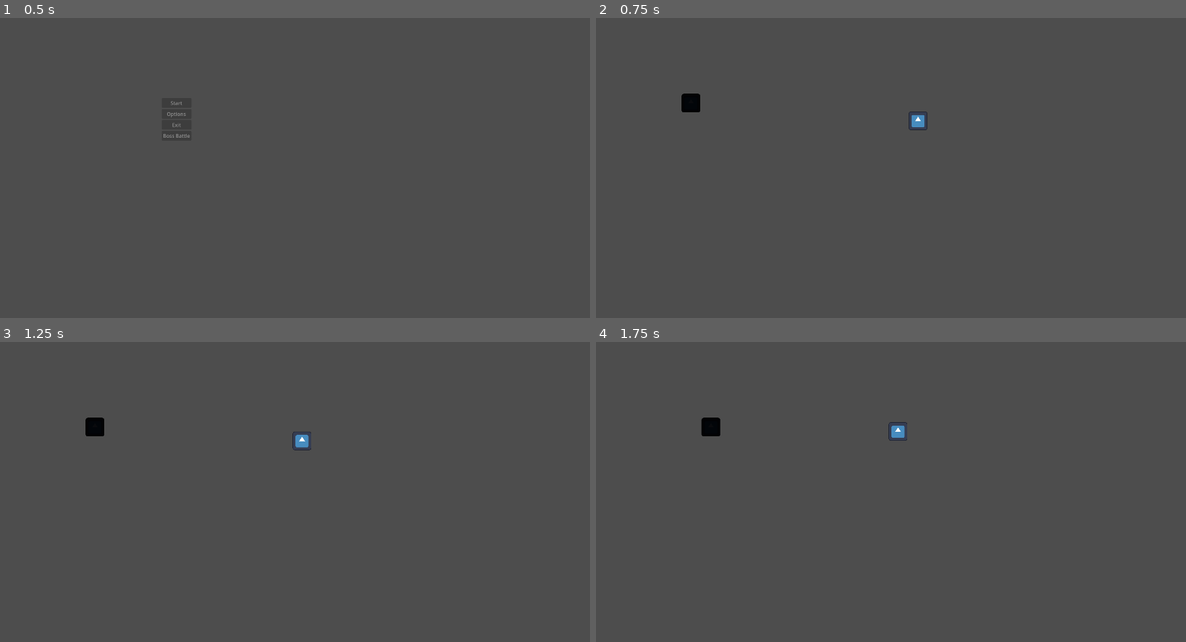
Above: before the commit, frames 1-4 (two rows, left to right).
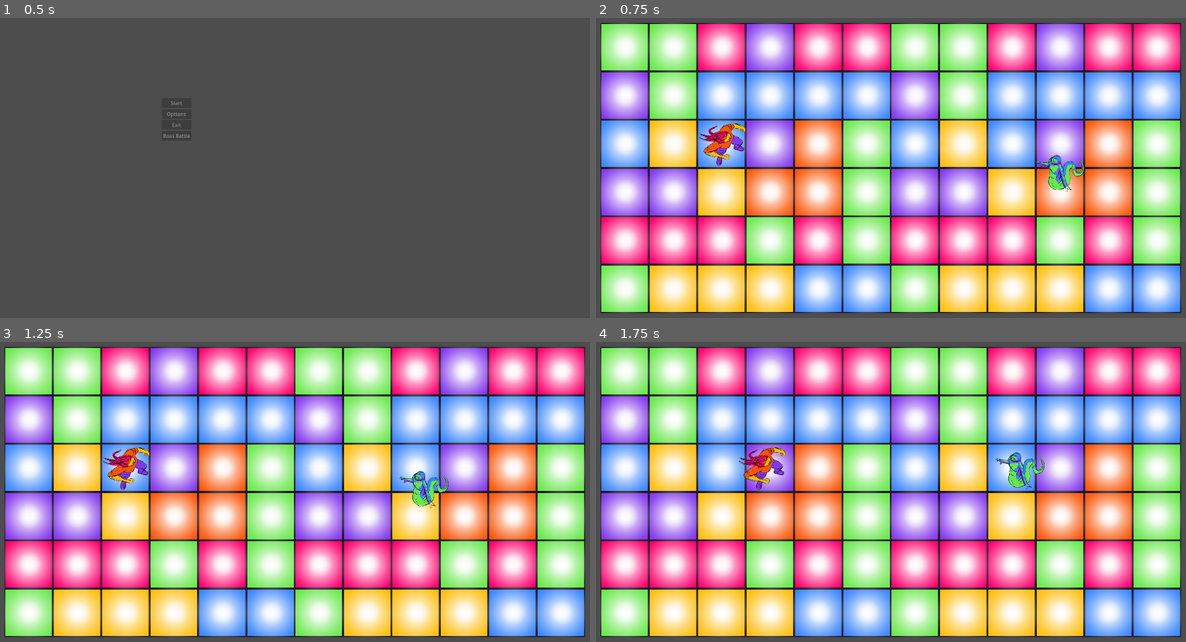
Above: after the commit, the same moments.

Repository: SethBradley/Magic-Girl-Jam
Game: Godot game, scene res://src/screen_start/start_screen.tscn
The game is run twice, just before and just after one commit, with the same random seed, the same clock (stepped at 60 frames per second) and the same inputs. The engine's default icon, where the game draws it, is replaced by a stand-in: a white triangle on a blue panel in a dark square.
Inputs (mouse positions are in pixels of both pictures, inside the frame that each line leads up to):
- Up to frame 1 (0.5 s): no input
- Up to frame 2 (0.75 s): click "Boss Battle" at 0.5 s
- Up to frame 3 (1.25 s): no input
- Up to frame 4 (1.75 s): tap Enter (dialog_action) at 1.25 s; move the mouse to (1026, 480) at 1.27 s; hold Right (ui_right) from 1.28 s (still down); hold Enter (dialog_action) from 1.28 s (still down); click (1026, 480) at 1.42 s; tap Space (ui_select) at 1.52 s

Frame 1 is identical in both runs. In frame 2, 92% of the frame differs, in the area x 0-100%, y 1-99%; in frame 3, 92%; in frame 4, 92%.

Commit message:
fancy boss fight

Diff:
--- a/src/scene_boss_battle/boss.gd
+++ b/src/scene_boss_battle/boss.gd
@@ -1,6 +1,6 @@
 extends CharacterBody2D
 
-const tile_size = 64
+const tile_size = 128
 const move_speed = 0.25
 var boss_phase = 0
 var is_moving = false
--- a/src/scene_boss_battle/boss_battle.tscn
+++ b/src/scene_boss_battle/boss_battle.tscn
@@ -1,9 +1,11 @@
-[gd_scene load_steps=6 format=3 uid="uid://bkrfrsqvqt8w4"]
+[gd_scene load_steps=8 format=3 uid="uid://bkrfrsqvqt8w4"]
 
-[ext_resource type="Texture2D" uid="uid://c3oya8fs6eqjy" path="res://icon.svg" id="1_iulh3"]
 [ext_resource type="Script" uid="uid://cr6535d4t6lyj" path="res://src/scene_boss_battle/boss_battle_controller.gd" id="1_r6fdl"]
 [ext_resource type="Script" uid="uid://bhdf6xlpqn1xu" path="res://src/scene_boss_battle/player.gd" id="1_s1dmo"]
+[ext_resource type="Texture2D" uid="uid://rw8m25sqq8ry" path="res://assets/images/battle_floor.png" id="2_64afd"]
 [ext_resource type="Script" uid="uid://cfrnuw2vi1csg" path="res://src/scene_boss_battle/boss.gd" id="3_r6fdl"]
+[ext_resource type="Texture2D" uid="uid://b8ekna0gqe2hq" path="res://assets/images/battle_MC.png" id="4_a3xpc"]
+[ext_resource type="Texture2D" uid="uid://det4y46vk8gq7" path="res://assets/images/battle_enemy.png" id="6_rkx3c"]
 
 [sub_resource type="RectangleShape2D" id="RectangleShape2D_iulh3"]
 size = Vector2(62, 61)
@@ -11,33 +13,41 @@
 [node name="Node2D" type="Node2D"]
 script = ExtResource("1_r6fdl")
 
+[node name="BattleFloor" type="Sprite2D" parent="."]
+position = Vector2(491, 522)
+texture = ExtResource("2_64afd")
+
+[node name="BattleFloor" type="Sprite2D" parent="BattleFloor"]
+position = Vector2(929, 0)
+texture = ExtResource("2_64afd")
+
 [node name="Player" type="CharacterBody2D" parent="."]
+position = Vector2(101, 133)
 script = ExtResource("1_s1dmo")
 
 [node name="Sprite2D2" type="Sprite2D" parent="Player"]
-modulate = Color(0.0355, 0.0403333, 0.05, 1)
 position = Vector2(316, 314)
-scale = Vector2(0.46875, 0.46875)
-texture = ExtResource("1_iulh3")
+texture = ExtResource("4_a3xpc")
 
 [node name="CollisionShape2D2" type="CollisionShape2D" parent="Player"]
 position = Vector2(317, 314)
 shape = SubResource("RectangleShape2D_iulh3")
+debug_color = Color(1, 1, 1, 0.42)
 
 [node name="Movement" type="Node" parent="Player"]
 
 [node name="Boss" type="CharacterBody2D" parent="."]
-position = Vector2(475, 229)
+position = Vector2(929, 352)
 script = ExtResource("3_r6fdl")
 
 [node name="Sprite2D" type="Sprite2D" parent="Boss"]
 position = Vector2(568, 99)
-scale = Vector2(0.46875, 0.46875)
-texture = ExtResource("1_iulh3")
+texture = ExtResource("6_rkx3c")
 
 [node name="CollisionShape2D" type="CollisionShape2D" parent="Boss"]
 position = Vector2(569, 99)
 shape = SubResource("RectangleShape2D_iulh3")
+debug_color = Color(1, 1, 1, 0.42)
 
 [connection signal="boss_turn_start" from="." to="Boss" method="_on_node_2d_boss_turn_start"]
 [connection signal="player_turn_start" from="." to="Player" method="_on_node_2d_player_turn_start"]
--- a/src/scene_boss_battle/player.gd
+++ b/src/scene_boss_battle/player.gd
@@ -1,6 +1,6 @@
 extends CharacterBody2D
 
-const tile_size = 64
+const tile_size = 128
 var my_turn = false
 var is_moving = false
 var input_vector
